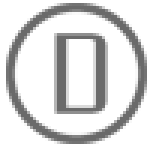
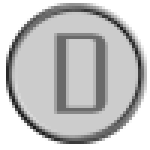
Comparing the layer stacks of the two 150x150 images. Changes:
added group "Symbol" with 2 layers above "Shadow" over [6, 3, 147, 144]
moved "D" into group "Symbol" over [54, 33, 108, 114]
moved "Layer 1" into group "Symbol" over [6, 3, 147, 144]
added group "Shadow" with 1 layers above "Layer 2" over [6, 3, 147, 144]
added layer "D copy" in group "Shadow" over [6, 3, 147, 144]
added layer "Layer 2" above "Layer 0" over [9, 9, 141, 141]
hid "Layer 0", painted on it over [6, 3, 147, 144]
